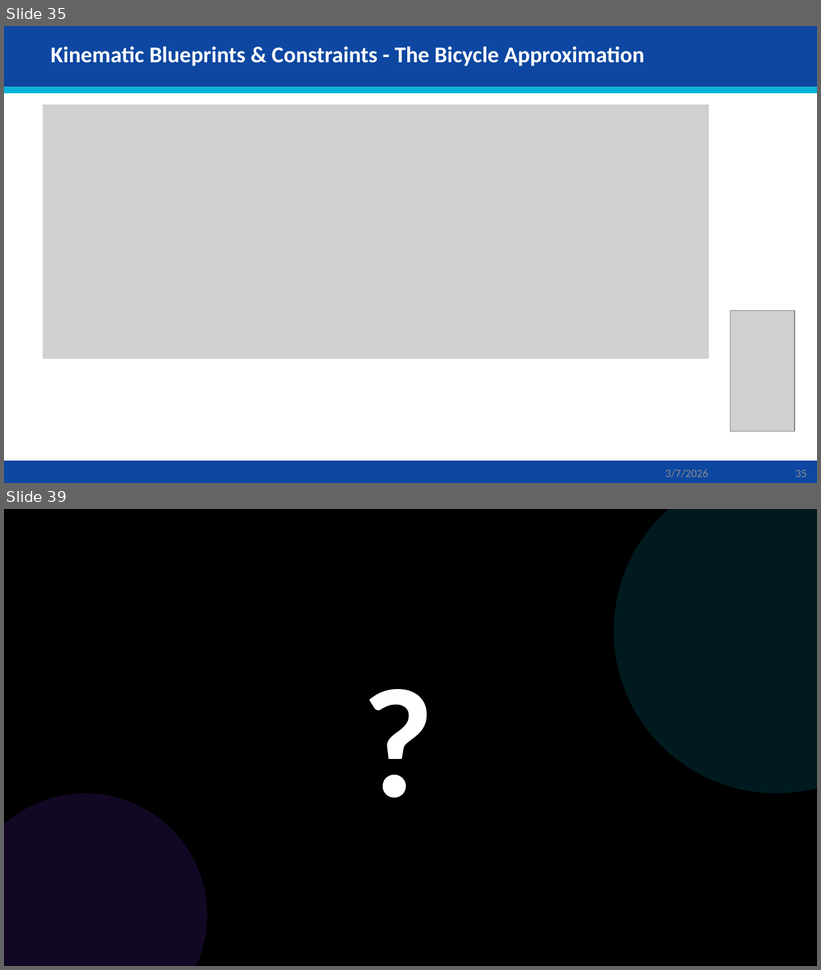
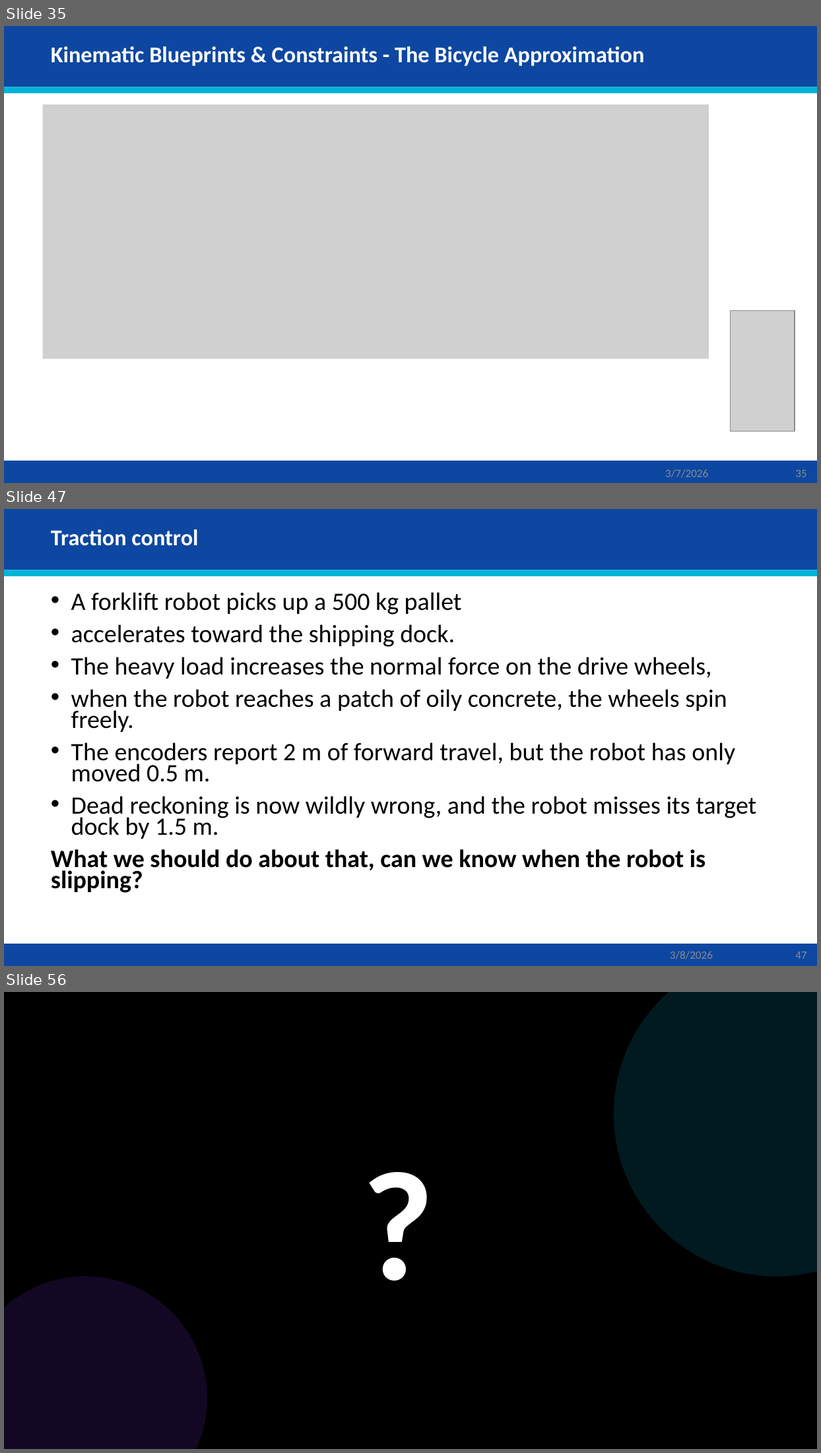
Before and after one commit to AbbadiAhmad/mobile_robots_course, a slide deck: Slides/Mod03/Mod03.pptx. Shown one above the other, each under a label of ours: slides 35 and 39 before the commit, slides 35, 47 and 56 after it; the slides between them are not shown. The pictures are 821x970 and 821x1453 pixels, drawn with LibreOffice and Linux fonts; fonts in the diff are those of the drawing; grey boxes stand for pictures. Boxes give left, top, right and bottom in pixels: in the first picture for what was removed or moved away, otherwise in the second. Text is boxed around its words. In the diff, an @@ line names an element or a change of style, - is before the commit and + after.

```diff
--- a/Slides/Mod03/Mod03.pptx
+++ b/Slides/Mod03/Mod03.pptx
@@ slide 47 added at [4, 509, 817, 966], background #FFFFFF; not listed: 3 template elements that a slide beside it also shows @@
@@ title added at [51, 529, 198, 546], 20 pt, text #FFFFFF, bold @@
+Traction control
@@ text added at [51, 592, 756, 893], 22.2 pt, text #000000 @@
+• A forklift robot picks up a 500 kg pallet
+• accelerates toward the shipping dock.
+• The heavy load increases the normal force on the drive wheels,
+• when the robot reaches a patch of oily concrete, the wheels spin freely.
+• The encoders report 2 m of forward travel, but the robot has only moved 0.5 m.
+• Dead reckoning is now wildly wrong, and the robot misses its target dock by 1.5 m.
+What we should do about that, can we know when the robot is slipping?
@@ text added at [670, 951, 713, 960], 10 pt, text #8C8C8C @@
+3/8/2026
@@ page number added at [795, 952, 807, 959], 10 pt, text #8C8C8C @@
+47
@@ what was slide 39 is now slide 56 @@
```
Also in this commit, not shown: 3 slides changed, 20 other slides added.
